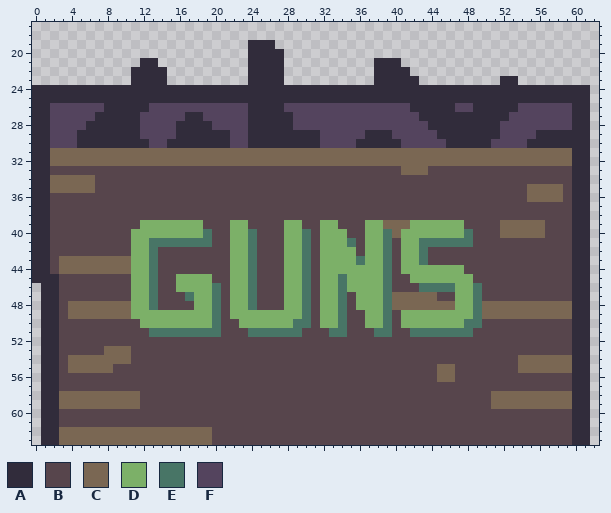
Two states of a pixel-art file, res/img/guncrate.aseprite. The first picture shows the starting point.
64x64 pixels, 1 frame. Shown: x 0..62, y 17..63.
Palette (. is transparent): A #312c3b  B #57454c  C #7a6753  D #7cb068  E #487566  F #54445e
Now the later version:
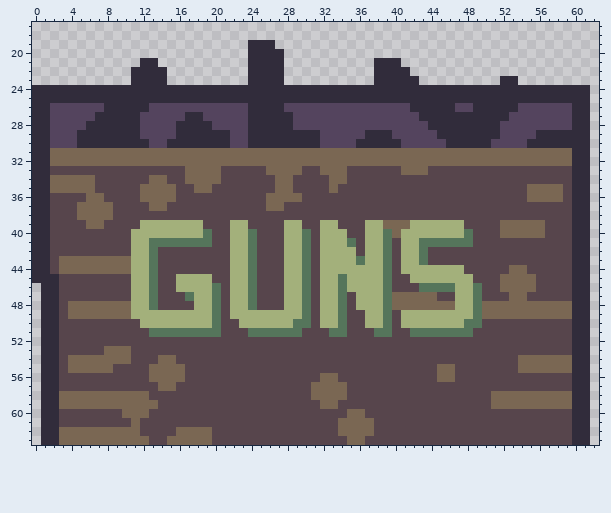
What changed:
colour D: #7cb068 -> #a3b07b
colour E: #487566 -> #55755b
Layer "Layer 1":
y 33: x 17..20 BBBB -> CCCC; x 26..29 BBBB -> CCCC; x 32..34 BBB -> CCC
y 34: x 13..14 BB -> CC; x 17..20 BBBB -> CCCC; x 27..28 BB -> CC; x 33..34 BB -> CC
y 35: x 12..15 BBBB -> CCCC; x 18..19 BB -> CC; x 27..28 BB -> CC; x 33 B -> C
y 36: x 6..7 BB -> CC; x 12..15 BBBB -> CCCC; x 26..29 BBBB -> CCCC
y 37: x 5..8 BBBB -> CCCC; x 13..14 BB -> CC; x 26..27 BB -> CC
y 38: x 5..8 BBBB -> CCCC
y 39: x 6..7 BB -> CC
y 44: x 53..54 BB -> CC
y 45..46: x 52..55 BBBB -> CCCC
y 47: x 53..54 BB -> CC
y 54: x 14..15 BB -> CC
y 55: x 13..16 BBBB -> CCCC
y 56: x 13..16 BBBB -> CCCC; x 32..33 BB -> CC
y 57: x 14..15 BB -> CC; x 31..34 BBBB -> CCCC
y 58: x 12 B -> C; x 31..34 BBBB -> CCCC
y 59: x 12..13 BB -> CC; x 32..33 BB -> CC
y 60: x 10..12 BBB -> CCC; x 35..36 BB -> CC
y 61: x 11 B -> C; x 34..37 BBBB -> CCCC
y 62: x 12..15 CCCC -> BBBB; x 34..37 BBBB -> CCCC
y 63: x 13..14 CC -> BB; x 35..36 BB -> CC
